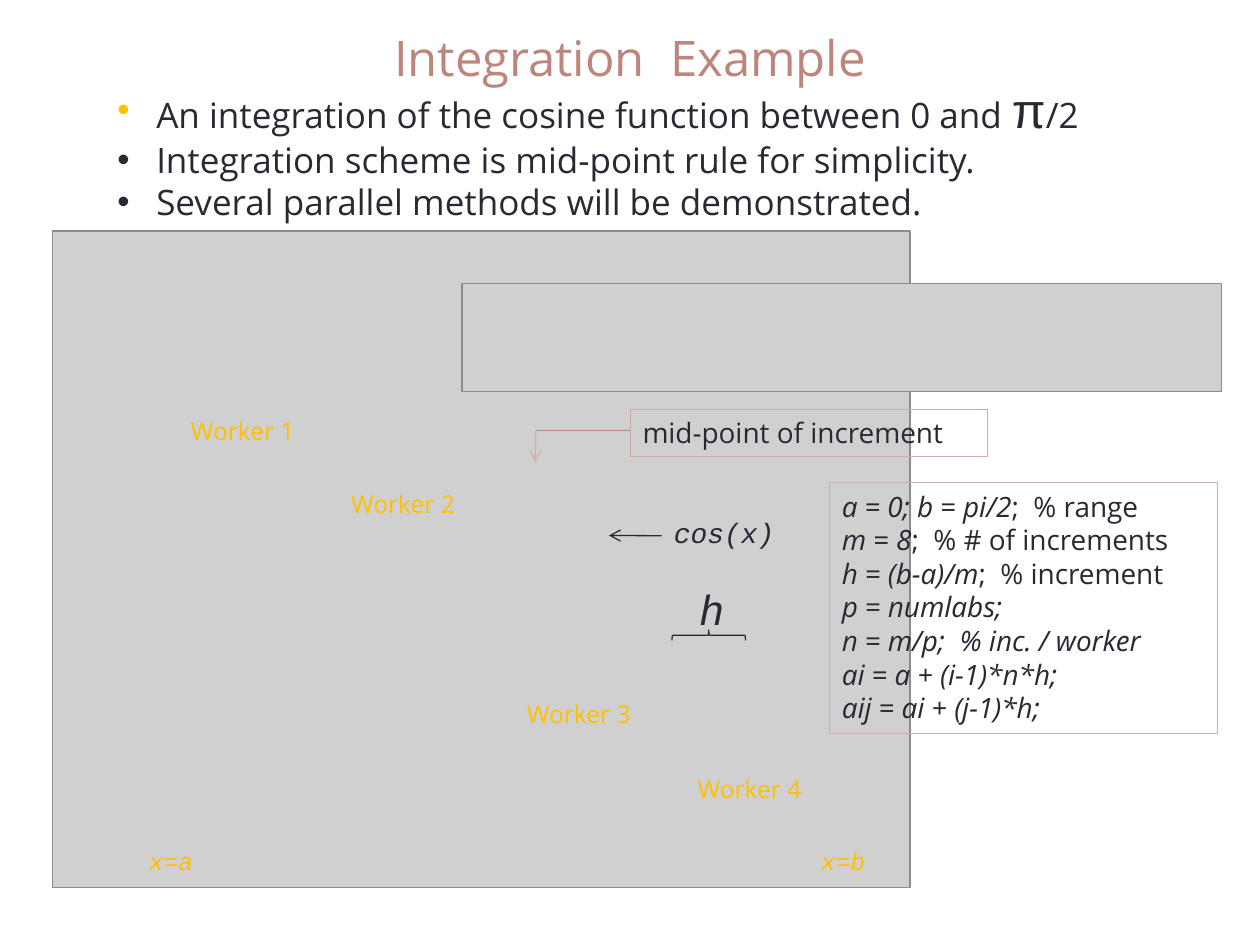
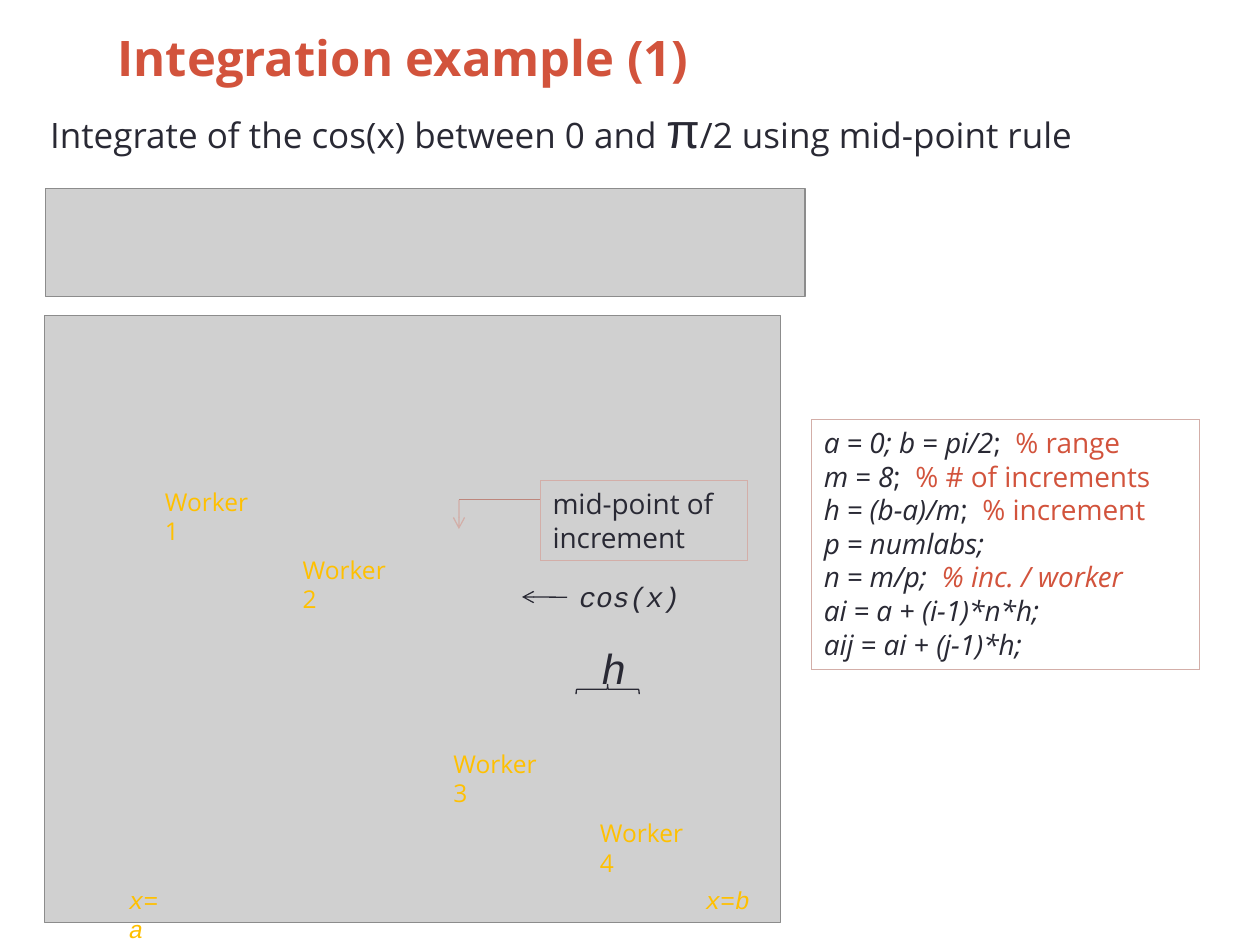
Before and after one commit to keithfma/bu_tutorial_matlab_parallel, a slide deck: slide 22 of slides.pptx (slide 20 before the commit). Drawn at 1260x945 pixels with LibreOffice and Linux fonts; fonts in the diff are those of the drawing; grey boxes stand for pictures. Boxes give left, top, right and bottom in pixels: in the first picture for what was removed or moved away, otherwise in the second. Text is boxed around its words. In the diff, an @@ line names an element or a change of style, - is before the commit and + after.

```diff
--- a/slides.pptx
+++ b/slides.pptx
@@ text at bbox=[118, 38, 688, 88]: text changed; text colour #BD867C to #D2533C; bold on @@
-Integration Example
+Integration example (1)
@@ text at bbox=[50, 121, 1071, 157]: text changed @@
-• An integration of the cosine function between 0 and π/2
-• Integration scheme is mid-point rule for simplicity.
-• Several parallel methods will be demonstrated.
+Integrate of the cos(x) between 0 and π/2 using mid-point rule
@@ picture added at bbox=[45, 189, 805, 297] @@
@@ picture removed at bbox=[462, 284, 1222, 392] @@
@@ picture: place and size @@
-picture at bbox=[53, 231, 911, 887]
+picture at bbox=[44, 315, 780, 922]
@@ rectangle "a = 0; b = ...": place and size @@
-rectangle "a = 0; b = ..." at bbox=[829, 483, 1217, 733]
+rectangle "a = 0; b = ..." at bbox=[811, 420, 1200, 670]
@@ text in rectangle at bbox=[824, 431, 1150, 594]: text colour #292934 to #D2533C in "% range", "% # of increments", "% increment", "% inc. / worker" @@
@@ text "Worker 1" rewrapped from bbox=[191, 421, 294, 441] to bbox=[165, 492, 248, 540] @@
@@ arrow moved from (536, 431) - (536, 462) to (459, 500) - (459, 529) @@
@@ line moved from (630, 431) - (536, 431) to (541, 500) - (459, 500) @@
@@ rectangle "mid-point of increment": place and size @@
-rectangle "mid-point of increment" at bbox=[630, 410, 987, 456]
+rectangle "mid-point of increment" at bbox=[541, 480, 748, 561]
@@ text "Worker 2" rewrapped from bbox=[351, 494, 455, 514] to bbox=[303, 560, 386, 608] @@
@@ arrow moved from (662, 536) - (609, 536) to (567, 597) - (522, 597) @@
@@ text "cos(x)": place and size @@
-text "cos(x)" at bbox=[674, 524, 775, 549]
+text "cos(x)" at bbox=[579, 587, 680, 613]
@@ text "h" rewrapped from bbox=[699, 595, 724, 636] to bbox=[601, 653, 626, 690] @@
@@ left brace: place and size @@
-left brace at bbox=[672, 630, 745, 640]
+left brace at bbox=[576, 684, 639, 694]
@@ text "Worker 3" rewrapped from bbox=[527, 704, 631, 724] to bbox=[453, 754, 536, 803] @@
@@ text "Worker 4" rewrapped from bbox=[698, 779, 801, 799] to bbox=[600, 823, 683, 872] @@
@@ text "x=a" rewrapped from bbox=[149, 857, 193, 871] to bbox=[129, 896, 158, 939] @@
@@ text "x=b": place and size @@
-text "x=b" at bbox=[821, 852, 865, 871]
+text "x=b" at bbox=[706, 891, 750, 910]
```
Also in this commit, not shown: 15 other slides changed, 20 slides added, 25 slides removed.
